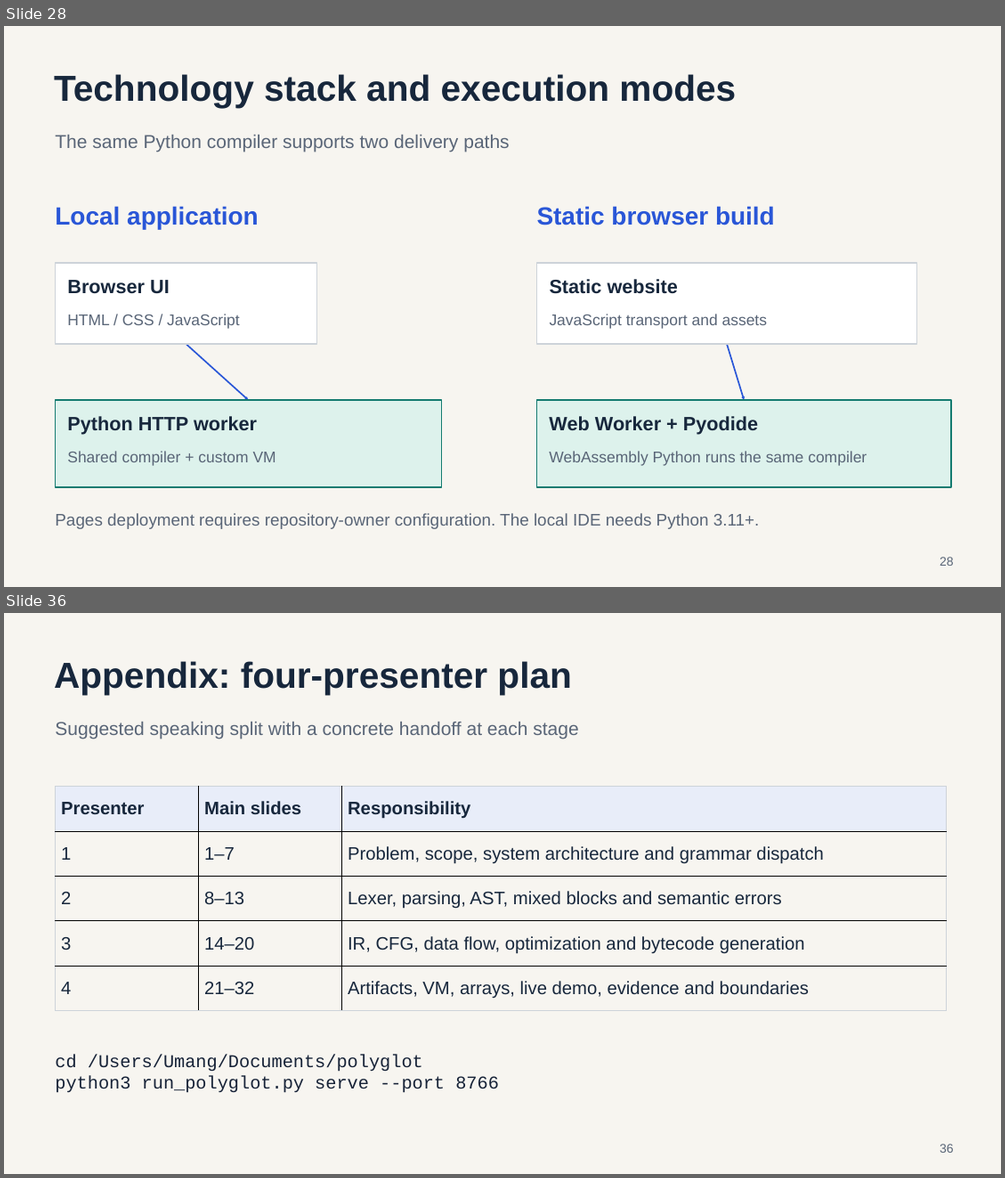
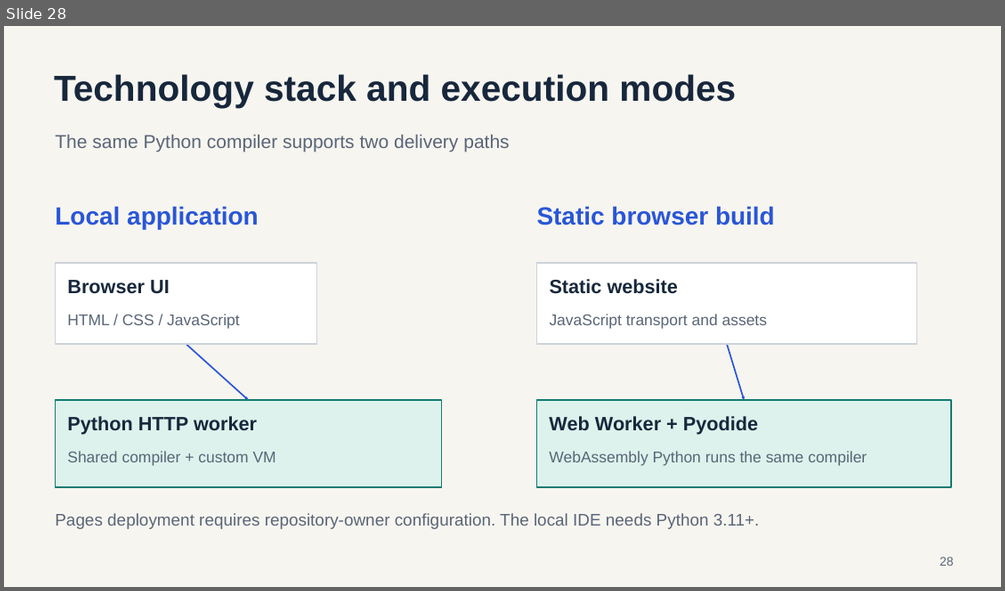
Before and after one commit to hst257/PolyGlot, a slide deck: presentation/output/PolyGlot_Compiler_Design_Redesigned.pptx. Shown one above the other, each under a label of ours: slides 28 and 36 before the commit, slide 28 after it; the slides between them are not shown. The pictures are 1005x1178 and 1005x591 pixels, drawn with LibreOffice and Linux fonts; fonts in the diff are those of the drawing. Boxes give left, top, right and bottom in pixels: in the first picture for what was removed or moved away, otherwise in the second. Text is boxed around its words. In the diff, an @@ line names an element or a change of style, - is before the commit and + after.

```diff
--- a/presentation/output/PolyGlot_Compiler_Design_Redesigned.pptx
+++ b/presentation/output/PolyGlot_Compiler_Design_Redesigned.pptx
@@ slide 36 removed at (4,613,1001,1174), background #F7F5F0 @@
@@ text removed at (54,661,571,695) @@
-Appendix: four-presenter plan
@@ text removed at (55,722,578,738) @@
-Suggested speaking split with a concrete handoff at each stage
@@ table removed at (55,787,946,1011), 5 rows, 3 columns @@
-Presenter | Main slides | Responsibility
-1 | 1–7 | Problem, scope, system architecture and grammar dispatch
-2 | 8–13 | Lexer, parsing, AST, mixed blocks and semantic errors
-3 | 14–20 | IR, CFG, data flow, optimization and bytecode generation
-4 | 21–32 | Artifacts, VM, arrays, live demo, evidence and boundaries
@@ text removed at (55,1054,499,1093) @@
-cd /Users/Umang/Documents/polyglot
-python3 run_polyglot.py serve --port 8766
@@ text removed at (939,1143,954,1152) @@
-36
```
Also in this commit, not shown: 3 slides added, 7 other slides removed, 1 other file.
